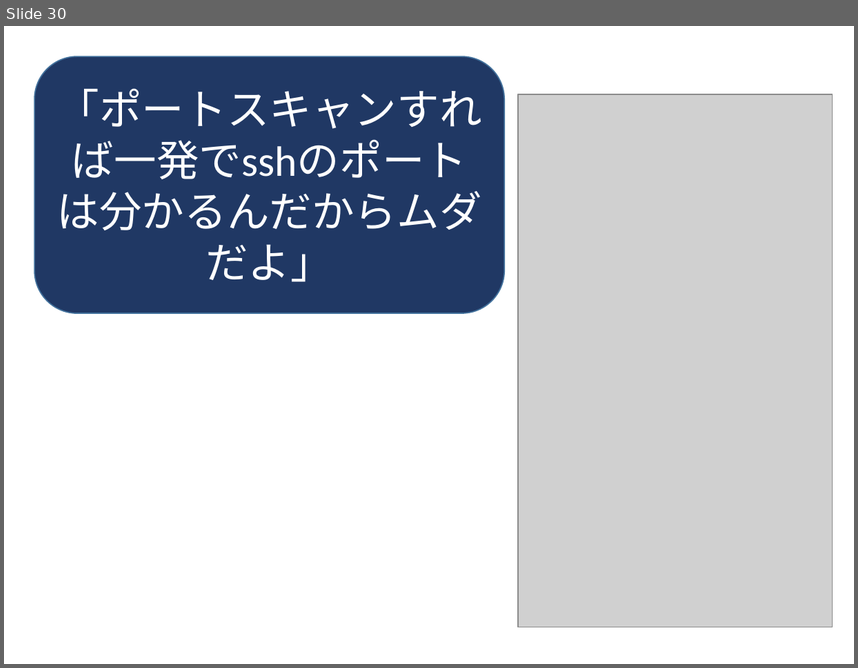
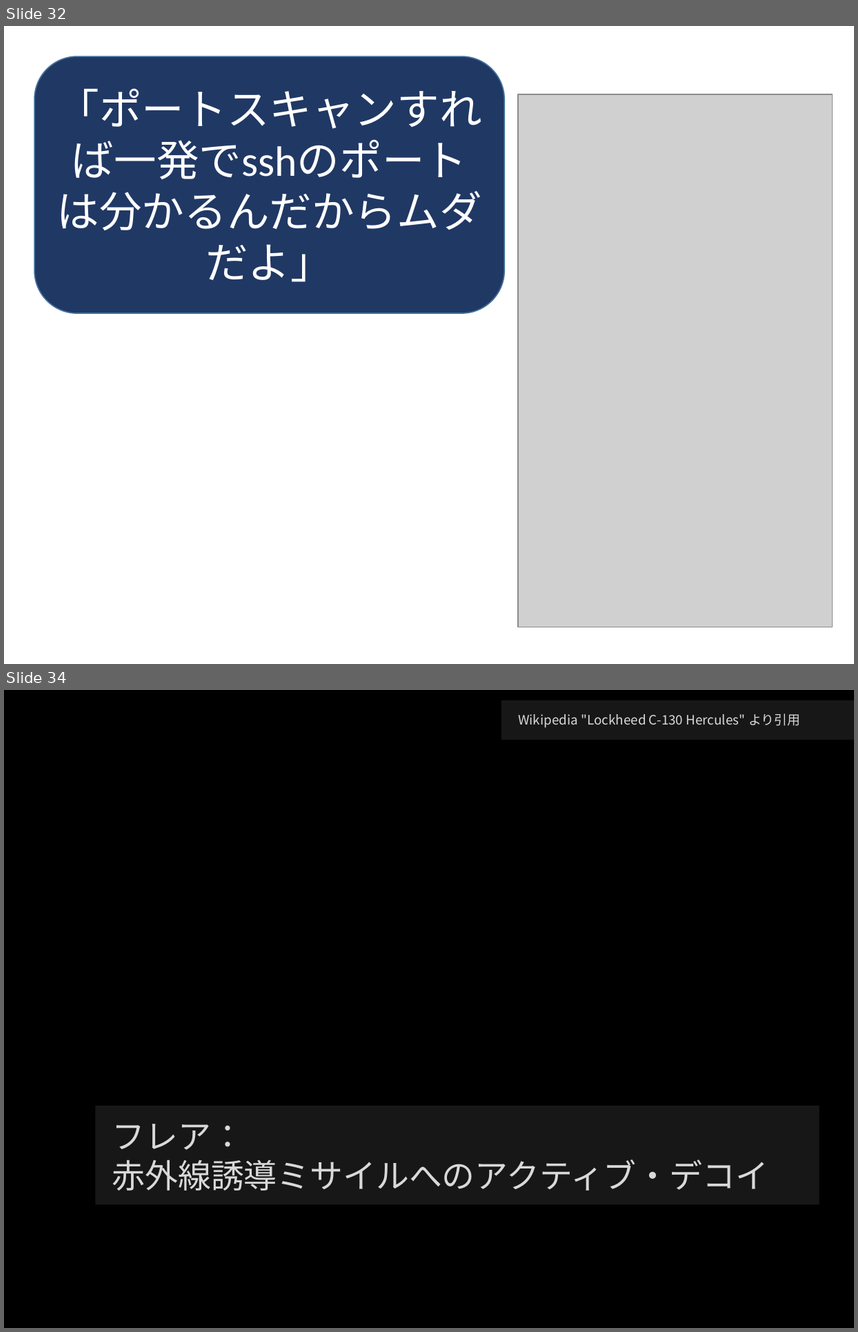
Before and after one commit to ozuma/sumida_sec, a slide deck: 2015-no.2/ppt/00_ozuma.pptx. Shown one above the other, each under a label of ours: slide 30 before the commit, slides 32 and 34 after it; the slides between them are not shown. The pictures are 858x668 and 858x1332 pixels, drawn with LibreOffice and Linux fonts; fonts in the diff are those of the drawing; grey boxes stand for pictures; background and template pictures are left out. Boxes give left, top, right and bottom in pixels: in the first picture for what was removed or moved away, otherwise in the second. Text is boxed around its words. In the diff, an @@ line names an element or a change of style, - is before the commit and + after.

Commit message:
フレアの記述を追加

```diff
--- a/2015-no.2/ppt/00_ozuma.pptx
+++ b/2015-no.2/ppt/00_ozuma.pptx
@@ slide 34 added at box(4, 690, 854, 1328), background picture (left out) @@
@@ rectangle added at box(501, 700, 854, 739), fill #181717, 11 pt, text #D9D9D9 @@
+Wikipedia "Lockheed C-130 Hercules" より引用
@@ rectangle added at box(95, 1105, 819, 1205), fill #181717, 28 pt, text #D9D9D9 @@
+フレア：
+赤外線誘導ミサイルへのアクティブ・デコイ
@@ what was slide 30 is now slide 32 @@
```
Also in this commit, not shown: 7 slides changed, 5 other slides added, 1 other file.
